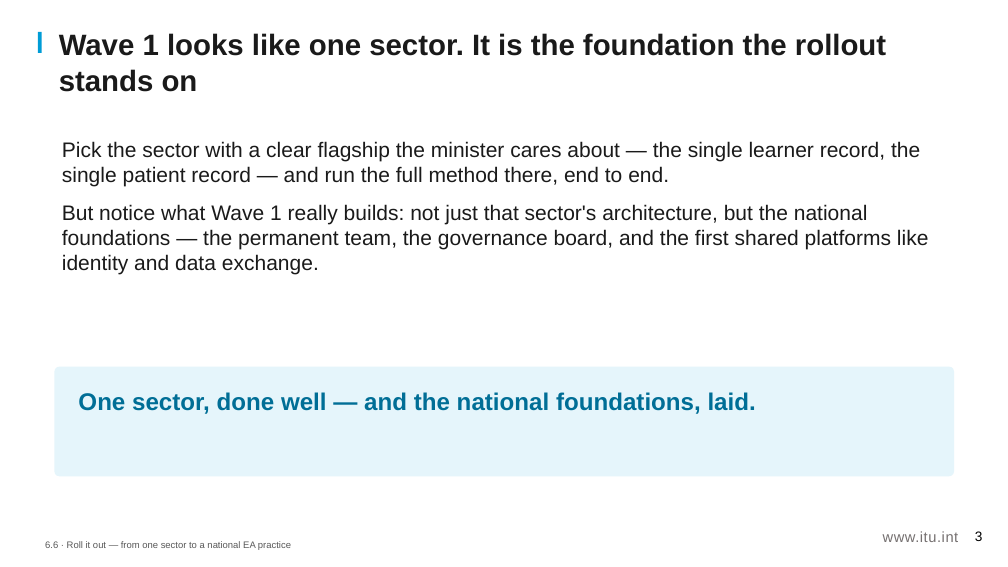
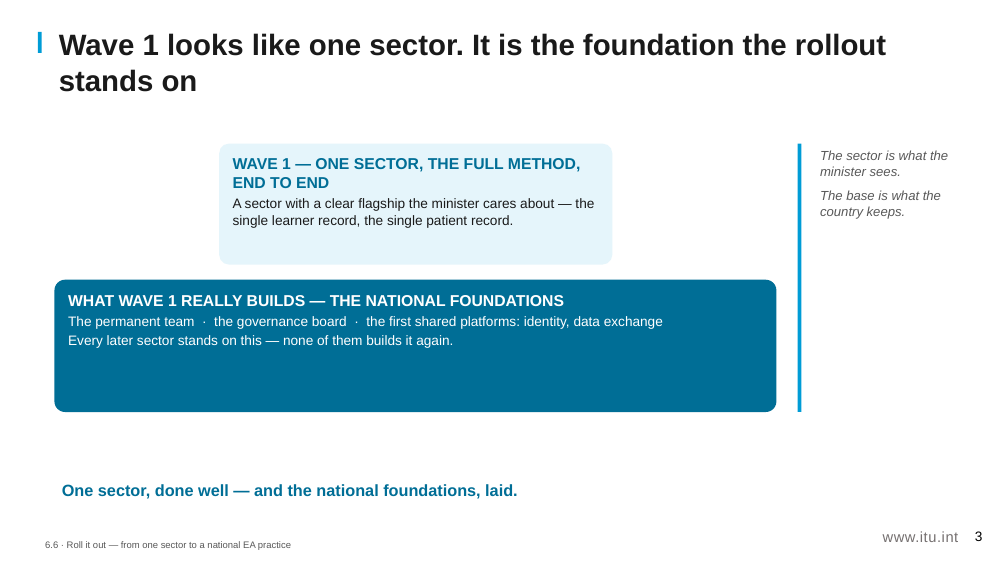
Before and after one commit to aarelaponin/geatdm-framework, a slide deck: slide 3 of 10-Knowledge-Products/KP1-GEA/videos/module_6/en/decks/KP1_M6_6.6_Deck_v0.1.pptx. Drawn at 1008x567 pixels with LibreOffice and Linux fonts; fonts in the diff are those of the drawing. Boxes give left, top, right and bottom in pixels: in the first picture for what was removed or moved away, otherwise in the second. Text is boxed around its words. In the diff, an @@ line names an element or a change of style, - is before the commit and + after.

```diff
--- a/10-Knowledge-Products/KP1-GEA/videos/module_6/en/decks/KP1_M6_6.6_Deck_v0.1.pptx
+++ b/10-Knowledge-Products/KP1-GEA/videos/module_6/en/decks/KP1_M6_6.6_Deck_v0.1.pptx
@@ text removed at box(62, 141, 929, 274) @@
-Pick the sector with a clear flagship the minister cares about — the single learner record, the single patient record — and run the full method there, end to end.
-But notice what Wave 1 really builds: not just that sector's architecture, but the national foundations — the permanent team, the governance board, and the first shared platforms like identity and data exchange.
@@ rounded rectangle added at box(219, 144, 613, 265), fill #E5F5FB, 13 pt, text #1A1A1A @@
+WAVE 1 — ONE SECTOR, THE FULL METHOD, END TO END
+A sector with a clear flagship the minister cares about — the single learner record, the single patient record.
@@ rectangle added at box(798, 144, 802, 412), fill #009CD6 @@
@@ text added at box(820, 150, 948, 219), 12.5 pt, text #595959, italic @@
+The sector is what the minister sees.
+The base is what the country keeps.
@@ rounded rectangle added at box(54, 280, 777, 412), fill #006E96, 13 pt, text #FFFFFF @@
+WHAT WAVE 1 REALLY BUILDS — THE NATIONAL FOUNDATIONS
+The permanent team · the governance board · the first shared platforms: identity, data exchange
+Every later sector stands on this — none of them builds it again.
@@ rounded rectangle removed at box(54, 367, 954, 476) @@
@@ text "One sector, done well — ...": place and size @@
-text "One sector, done well — ..." at box(78, 392, 756, 414)
+text "One sector, done well — ..." at box(62, 484, 517, 499)
@@ text "One sector, done well — ..." at box(62, 484, 517, 499): size 23 to 15.5 pt; less space between paragraphs @@
```
Also in this commit, not shown: 1 other slide changed, 45 other files.
